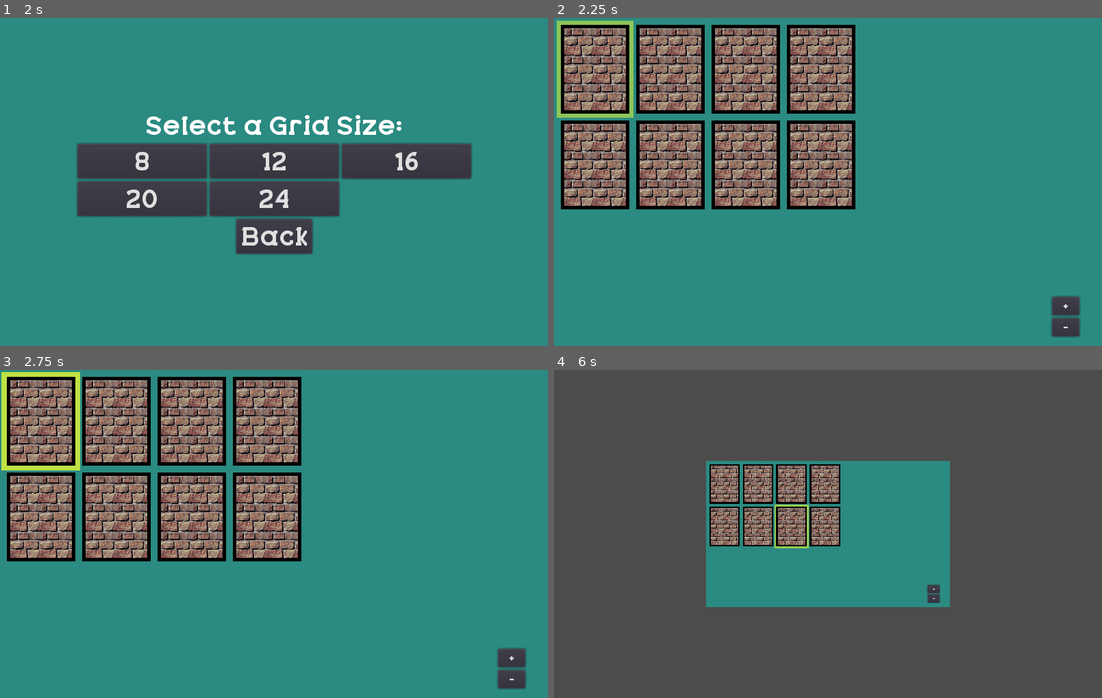
Above: before the commit, frames 1-4 (two rows, left to right).
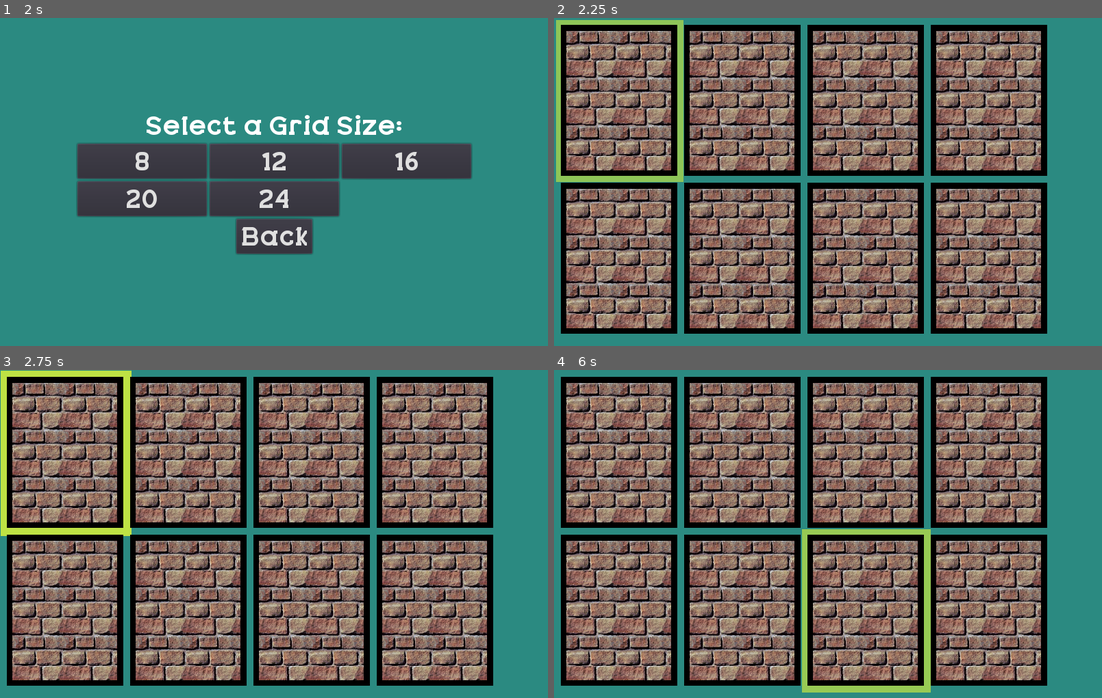
Above: after the commit, the same moments.

Repository: KapFlagon/Memory-Fun
Game: Godot game, scene res://src/screens/StartScreen.tscn
Same seed, same stepped clock (60 frames per second), same inputs: the game is played once before the commit and once after it.
Inputs (mouse positions are in pixels of both pictures, inside the frame that each line leads up to):
- Up to frame 1 (2 s): click "Start Game" at 0.5 s; click "Easy" at 1.25 s
- Up to frame 2 (2.25 s): click "8" at 2 s
- Up to frame 3 (2.75 s): no input
- Up to frame 4 (6 s): click (1063, 658) at 2.75 s, where only the run before the commit has a clickable "+"; click (1063, 678) at 3.5 s, where only the run before the commit has a clickable "-"; tap Enter (ui_accept) at 4.25, 4.52, 5, 5.27 s; move the mouse to (948, 517) at 4.27 s; hold Right (ui_right) 4.28-5.03 s; click (948, 517) at 4.42 s; move the mouse to (718, 550) at 5.02 s; hold Down (ui_down) 5.03-5.78 s; move the mouse to (882, 461) at 5.77 s; hold Right (ui_right) from 5.78 s (still down)

Frame 1 is identical in both runs. In frame 2, 76% of the frame differs, in the area x 0-96%, y 0-98%; in frame 3, 76%; in frame 4, 95%, in the area x 0-100%, y 0-100%.
Error before the commit: Invalid operands 'Nil' and 'int' in operator '>'. (res://src/screens/GameScreen.gd:13)

Commit message:
Refactored code to remove 'zooming', it scaled everything and not just the cards. Now each grid has a fixed view.

Diff:
--- a/src/entities/game_objects/Card.gd
+++ b/src/entities/game_objects/Card.gd
@@ -11,8 +11,6 @@
 # functions
 # Called when the node enters the scene tree for the first time.
 func _ready() -> void:
-	#current_state = e_states.BLANK
-	#init(e_shapes.CIRCLE, e_colours.BLUE)
 	pass # Replace with function body.
 
 func init_card(new_shape, new_colour) -> void:
@@ -102,3 +100,11 @@
 
 func print_card() -> void:
 	print("position: " + str(position) + ", current_state: " + str(current_state) + ", Shape: " + str(shape) + ", Colour: " + str(colour))
+
+
+func get_width():
+	return $Border.get_size().x
+
+
+func get_height():
+	return $Border.get_size().y
--- a/src/entities/game_objects/Card.tscn
+++ b/src/entities/game_objects/Card.tscn
@@ -4,7 +4,6 @@
 [ext_resource path="res://assets/images/CardBack.png" type="Texture" id=2]
 
 [node name="Card" type="Node2D"]
-scale = Vector2( 0.5, 0.5 )
 script = ExtResource( 1 )
 
 [node name="Border" type="ColorRect" parent="."]
--- a/src/entities/game_objects/GridManager.gd
+++ b/src/entities/game_objects/GridManager.gd
@@ -10,8 +10,9 @@
 export var rows: int
 export var x_start: int
 export var y_start: int
-export var item_width: int
-export var item_height: int
+var item_width: int
+var item_height: int
+var item_scale: float
 export var item_padding_x: int
 export var item_padding_y: int
 var selected_difficulty: int
@@ -30,6 +31,8 @@
 	parse_grid_size()
 	card_grid = create_2D_array()
 	var card_1D_array = generate_cards()
+	item_width = card_1D_array[0].get_width()
+	item_height = card_1D_array[0].get_height()
 	card_1D_array = shuffle_cards(card_1D_array, 2)
 	populate_2D_grid(card_1D_array)
 	prepare_selector()
@@ -64,6 +67,7 @@
 func create_card(card_params_array):
 	var new_card = CardPreLoad.instance()
 	new_card.init_card(card_params_array[0], card_params_array[1])
+	new_card.set_scale(Vector2(item_scale,item_scale))
 	return new_card
 
 
@@ -99,8 +103,10 @@
 
 
 func grid_to_pixel(column, row):
-	var new_x = x_start + (item_width * column) + (item_padding_x * column)
-	var new_y = y_start + (item_height * row) + (item_padding_y * row)
+	var scaled_width = item_width * item_scale
+	var scaled_height = item_height * item_scale
+	var new_x = x_start + (scaled_width * column) + (item_padding_x * column)
+	var new_y = y_start + (scaled_height * row) + (item_padding_y * row)
 	#print("x: " + str(new_x) + ", y: " + str(new_y))
 	return Vector2(new_x, new_y)
 
@@ -210,6 +216,7 @@
 
 
 func prepare_selector() -> void:
+	get_node("SelectionIcon").set_scale(Vector2(item_scale, item_scale))
 	current_selector_position = Vector2(0, 0)
 	set_selector_position()
 	game_state = e_game_state.ONGOING
@@ -257,15 +264,20 @@
 		8:
 			columns = 4
 			rows = 2
+			item_scale = 0.85
 		12:
 			columns = 4
 			rows = 3
+			item_scale = 0.55
 		16:
 			columns = 4
 			rows = 4
+			item_scale = 0.41
 		20:
 			columns = 5
 			rows = 4
+			item_scale = 0.41
 		24:
 			columns = 6
 			rows = 4
+			item_scale = 0.41
--- a/src/entities/game_objects/SelectionIcon.tscn
+++ b/src/entities/game_objects/SelectionIcon.tscn
@@ -28,7 +28,7 @@
 "times": PoolRealArray( 0, 0.9, 1.8 ),
 "transitions": PoolRealArray( 0.5, 2, 0.5 ),
 "update": 0,
-"values": [ Vector2( 220, 280 ), Vector2( 230, 290 ), Vector2( 220, 280 ) ]
+"values": [ Vector2( 215, 275 ), Vector2( 225, 285 ), Vector2( 215, 275 ) ]
 }
 tracks/2/type = "value"
 tracks/2/path = NodePath("ColorRect:rect_position")
@@ -44,13 +44,12 @@
 }
 
 [node name="SelectionIcon" type="Node2D"]
-scale = Vector2( 0.5, 0.5 )
 script = ExtResource( 1 )
 
 [node name="ColorRect" type="ColorRect" parent="."]
-margin_right = 220.0
-margin_bottom = 280.0
-color = Color( 0.898039, 0.976471, 0.203922, 1 )
+margin_right = 210.0
+margin_bottom = 270.0
+color = Color( 0.898039, 0.976471, 0.203922, 0.513726 )
 __meta__ = {
 "_edit_use_anchors_": false
 }
--- /dev/null
+++ b/src/screens/GameOverScreen.tscn
@@ -0,0 +1,3 @@
+[gd_scene format=2]
+
+[node name="GameOverScreen" type="Node2D"]
--- a/src/screens/GameScreen.gd
+++ b/src/screens/GameScreen.gd
@@ -10,8 +10,7 @@
 
 
 func _on_ZoomInButton_button_up() -> void:
-	if current_zoom > 0:
-		zoom_in()
+	zoom_in()
 
 
 func _on_ZoomOutButton_button_up() -> void:
--- a/src/screens/GameScreen.tscn
+++ b/src/screens/GameScreen.tscn
@@ -1,7 +1,6 @@
-[gd_scene load_steps=4 format=2]
+[gd_scene load_steps=3 format=2]
 
 [ext_resource path="res://src/entities/game_objects/GridManager.tscn" type="PackedScene" id=1]
-[ext_resource path="res://src/themes/Theme_01_small.tres" type="Theme" id=2]
 [ext_resource path="res://src/screens/GameScreen.gd" type="Script" id=3]
 
 [node name="GameScreen" type="Node2D"]
@@ -24,46 +23,5 @@
 rows = 3
 x_start = 10
 y_start = 10
-item_width = 100
-item_height = 130
 item_padding_x = 10
 item_padding_y = 10
-
-[node name="VBoxContainer" type="VBoxContainer" parent="."]
-margin_left = 727.0
-margin_top = 408.0
-margin_right = 767.0
-margin_bottom = 466.0
-__meta__ = {
-"_edit_use_anchors_": false
-}
-
-[node name="ZoomInButton" type="Button" parent="VBoxContainer"]
-margin_right = 40.0
-margin_bottom = 27.0
-theme = ExtResource( 2 )
-text = "+"
-__meta__ = {
-"_edit_use_anchors_": false
-}
-
-[node name="ZoomOutButton" type="Button" parent="VBoxContainer"]
-margin_top = 31.0
-margin_right = 40.0
-margin_bottom = 58.0
-theme = ExtResource( 2 )
-text = "-"
-__meta__ = {
-"_edit_use_anchors_": false
-}
-
-[node name="PopupMenu" type="PopupMenu" parent="."]
-margin_left = 216.0
-margin_top = 88.0
-margin_right = 664.0
-margin_bottom = 312.0
-__meta__ = {
-"_edit_use_anchors_": false
-}
-[connection signal="button_up" from="VBoxContainer/ZoomInButton" to="." method="_on_ZoomInButton_button_up"]
-[connection signal="button_up" from="VBoxContainer/ZoomOutButton" to="." method="_on_ZoomOutButton_button_up"]
Not shown, changed: ToDo
